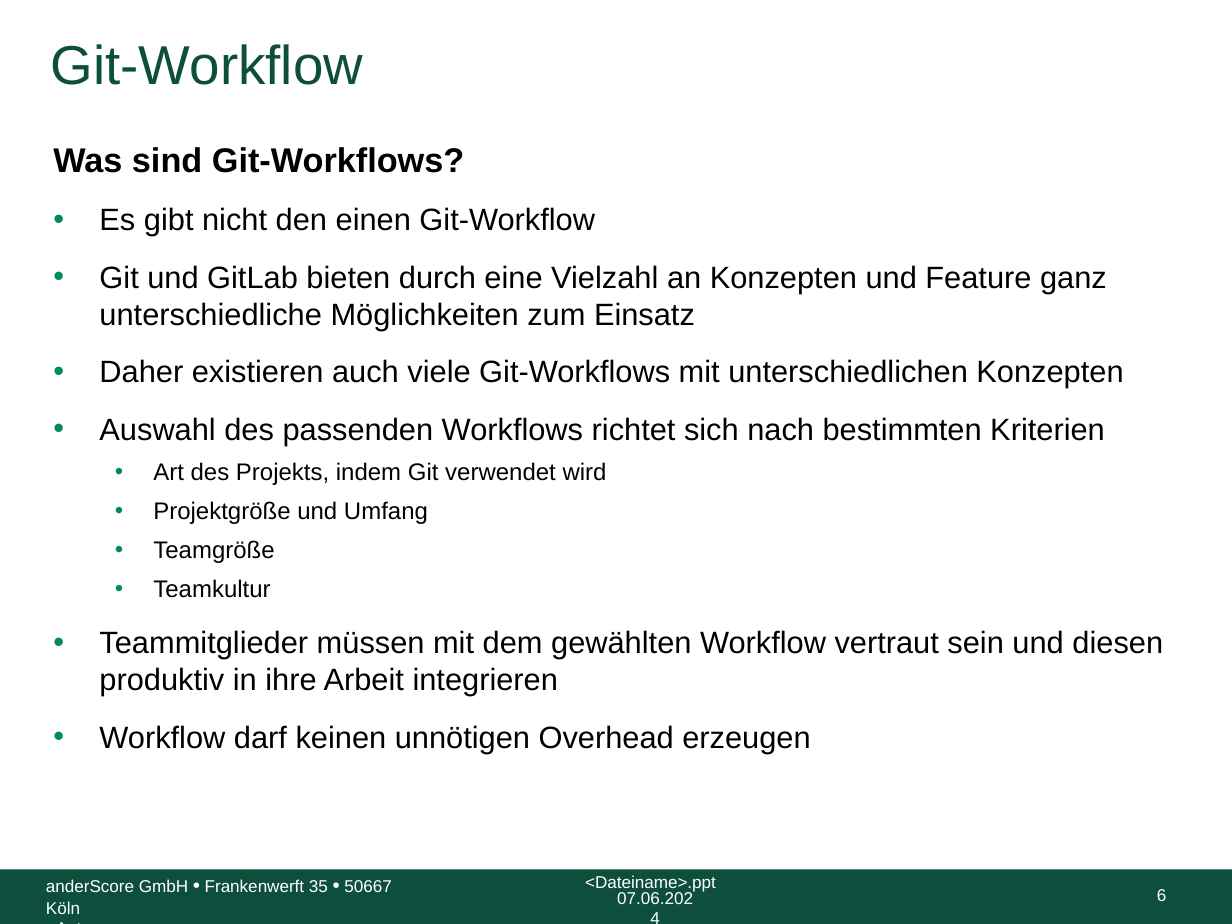
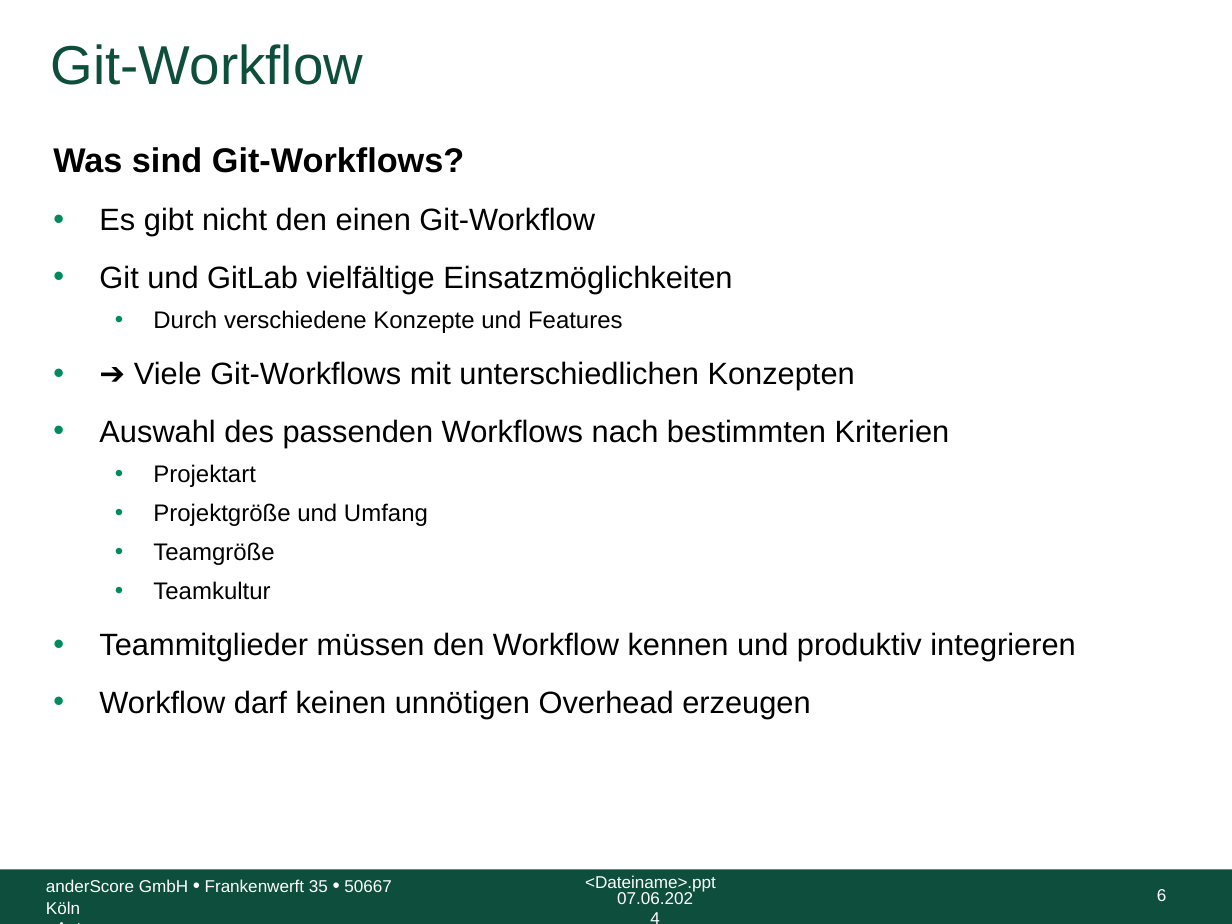
Before and after one commit to anderscore-gmbh/gitlab, a slide deck: slide 6 of slides/Tag-1_6-Git-Workflow-im-Team_Light.pptx. Drawn at 1232x924 pixels with LibreOffice and Linux fonts; fonts in the diff are those of the drawing; background and template pictures are left out. Boxes give left, top, right and bottom in pixels: in the first picture for what was removed or moved away, otherwise in the second. Text is boxed around its words. In the diff, an @@ line names an element or a change of style, - is before the commit and + after.

```diff
--- a/slides/Tag-1_6-Git-Workflow-im-Team_Light.pptx
+++ b/slides/Tag-1_6-Git-Workflow-im-Team_Light.pptx
@@ text at [99,265,950,487]: text changed @@
-• Git und GitLab bieten durch eine Vielzahl an Konzepten und Feature ganz unterschiedliche Möglichkeiten zum Einsatz
-• Daher existieren auch viele Git-Workflows mit unterschiedlichen Konzepten
-• Auswahl des passenden Workflows richtet sich nach bestimmten Kriterien
-  • Art des Projekts, indem Git verwendet wird
+• Git und GitLab vielfältige Einsatzmöglichkeiten
+  • Durch verschiedene Konzepte und Features
+• ➔ Viele Git-Workflows mit unterschiedlichen Konzepten
+• Auswahl des passenden Workflows nach bestimmten Kriterien
+  • Projektart
@@ text at [99,632,1075,661]: text changed @@
-• Teammitglieder müssen mit dem gewählten Workflow vertraut sein und diesen produktiv in ihre Arbeit integrieren
+• Teammitglieder müssen den Workflow kennen und produktiv integrieren
```
Also in this commit, not shown: 7 other slides changed.
